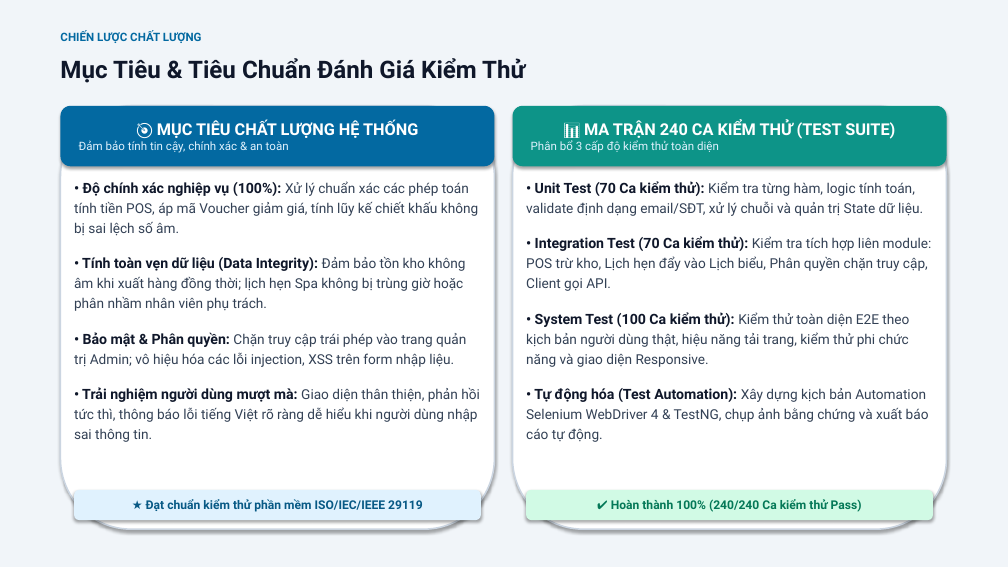
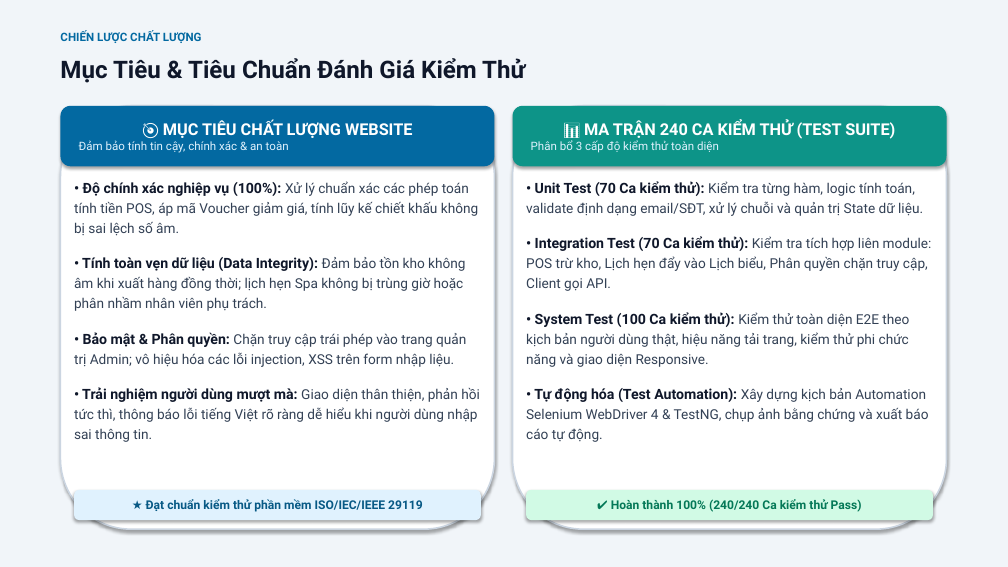
Before and after one commit to xuanmanh398/KiemThuPhanMem, a slide deck: slide 3 of BaoCao/Slide_BaoCao_DeTai4_Nhom9.pptx. Drawn at 1008x567 pixels with LibreOffice and Linux fonts; fonts in the diff are those of the drawing. Boxes give left, top, right and bottom in pixels: in the first picture for what was removed or moved away, otherwise in the second. Text is boxed around its words. In the diff, an @@ line names an element or a change of style, - is before the commit and + after.

Commit message:
fix(slides): update official topic title to 'Kiểm thử website quản lý cửa hàng dịch vụ thú cưng'

```diff
--- a/BaoCao/Slide_BaoCao_DeTai4_Nhom9.pptx
+++ b/BaoCao/Slide_BaoCao_DeTai4_Nhom9.pptx
@@ text in rounded rectangle at [163, 121, 412, 138]: text changed @@
-🎯 MỤC TIÊU CHẤT LƯỢNG HỆ THỐNG
+🎯 MỤC TIÊU CHẤT LƯỢNG WEBSITE
```
Also in this commit, not shown: 4 other slides changed.
